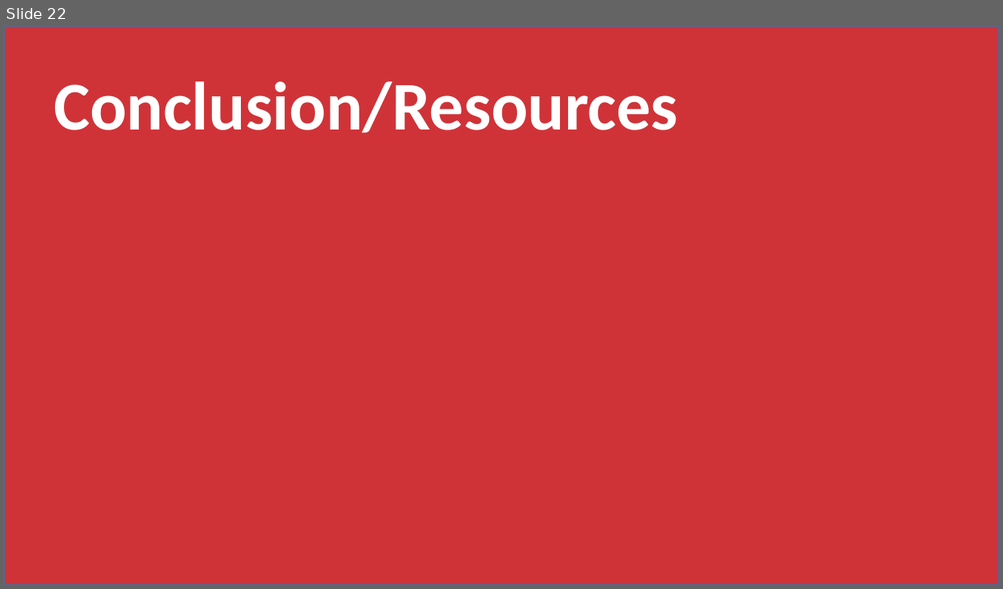
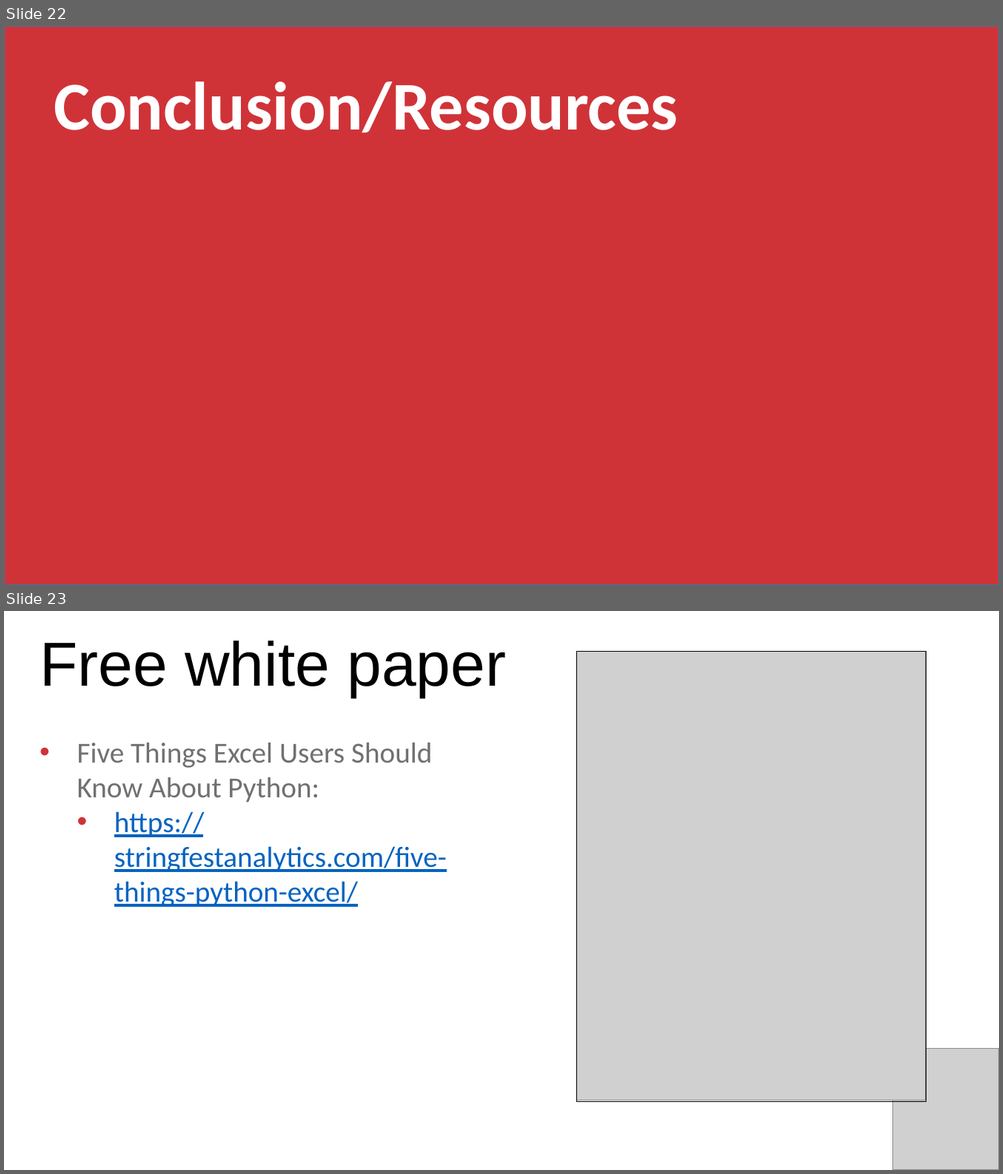
Before and after one commit to stringfestdata/python-for-excel-users-crash-course, a slide deck: python-excel-users-crash-course.pptx. Shown one above the other, each under a label of ours: slide 22 before the commit, slides 22 and 23 after it. The pictures are 1003x589 and 1003x1174 pixels, drawn with LibreOffice and Linux fonts; fonts in the diff are those of the drawing; grey boxes stand for pictures. Boxes give left, top, right and bottom in pixels: in the first picture for what was removed or moved away, otherwise in the second. Text is boxed around its words. In the diff, an @@ line names an element or a change of style, - is before the commit and + after.

```diff
--- a/python-excel-users-crash-course.pptx
+++ b/python-excel-users-crash-course.pptx
@@ slide 23 added at <box>4,611,999,1170</box>, background #FFFFFF @@
@@ text added at <box>40,641,506,697</box>, 60 pt, text #000000 @@
+Free white paper
@@ picture added at <box>576,651,925,1101</box> @@
@@ rectangle added at <box>576,651,925,1102</box>, outline #000000 1 pt @@
@@ text added at <box>77,743,447,907</box>, 28 pt, text #0563C1, underline @@
+• Five Things Excel Users Should Know About Python:
+  • https://stringfestanalytics.com/five-things-python-excel/
@@ picture added at <box>893,1049,999,1170</box> @@
```
Also in this commit, not shown: 2 slides changed, 3 other slides added, 3 slides removed, 1 other file.
